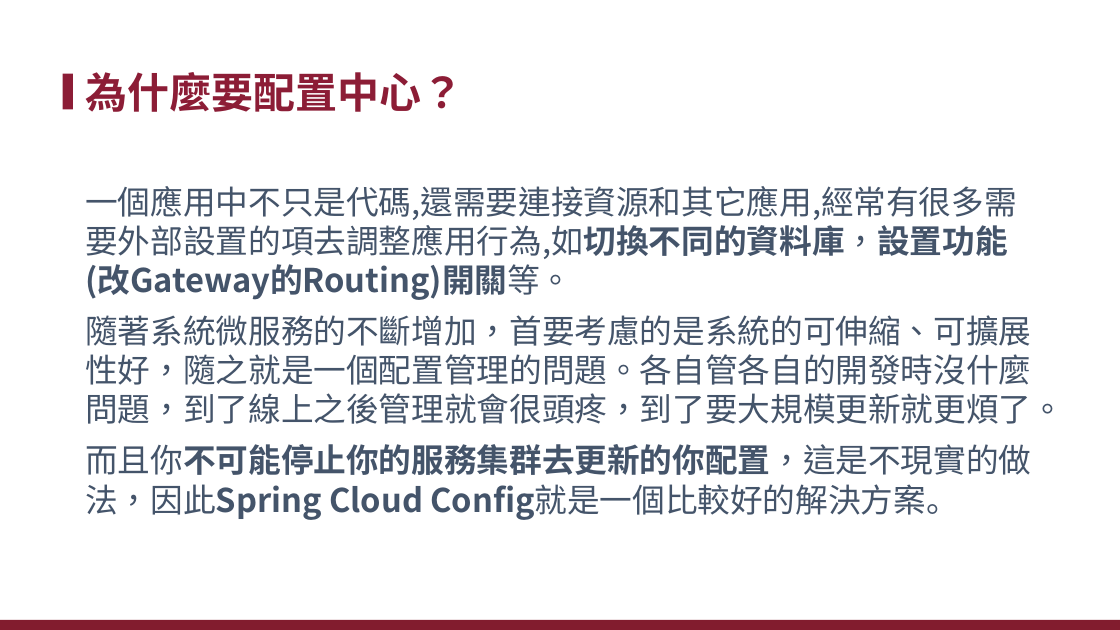
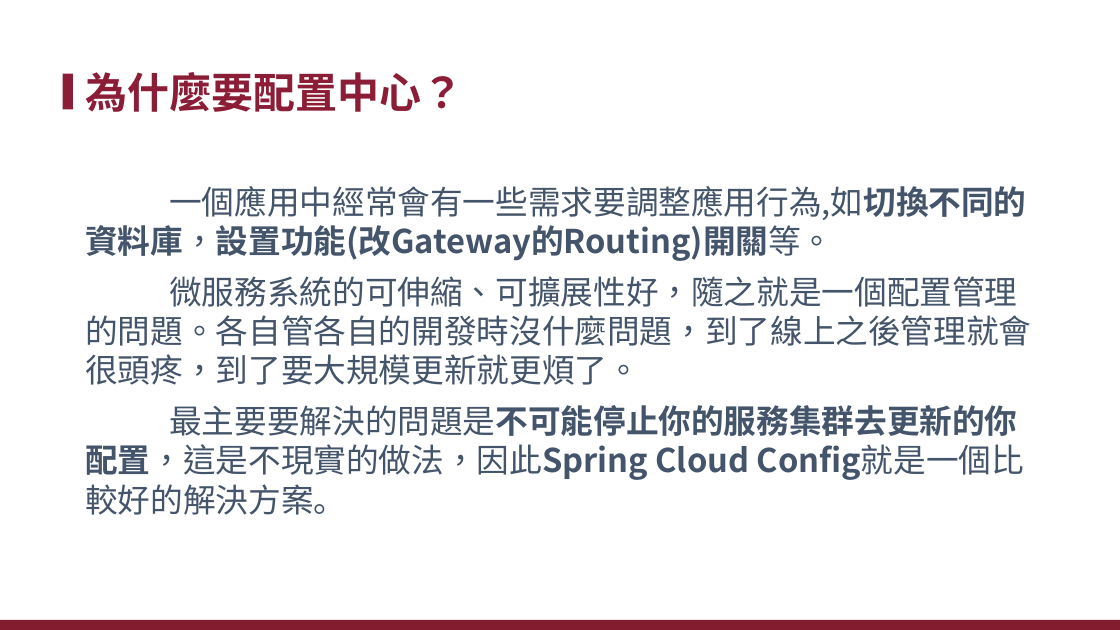
Before and after one commit to xiauchen/4__ConfigAndConsul, a slide deck: slide 4 of 空白PPT.pptx. Drawn at 1120x630 pixels with LibreOffice and Linux fonts; fonts in the diff are those of the drawing; background and template pictures are left out. Boxes give left, top, right and bottom in pixels: in the first picture for what was removed or moved away, otherwise in the second. Text is boxed around its words. In the diff, an @@ line names an element or a change of style, - is before the commit and + after.

```diff
--- a/空白PPT.pptx
+++ b/空白PPT.pptx
@@ text at bbox=[85, 186, 1031, 515]: text changed @@
-一個應用中不只是代碼,還需要連接資源和其它應用,經常有很多需要外部設置的項去調整應用行為,如切換不同的資料庫，設置功能(改Gateway的Routing)開關等。
-隨著系統微服務的不斷增加，首要考慮的是系統的可伸縮、可擴展性好，隨之就是一個配置管理的問題。各自管各自的開發時沒什麼問題，到了線上之後管理就會很頭疼，到了要大規模更新就更煩了。
-而且你不可能停止你的服務集群去更新的你配置，這是不現實的做法，因此Spring Cloud Config就是一個比較好的解決方案。
+一個應用中經常會有一些需求要調整應用行為,如切換不同的資料庫，設置功能(改Gateway的Routing)開關等。
+微服務系統的可伸縮、可擴展性好，隨之就是一個配置管理的問題。各自管各自的開發時沒什麼問題，到了線上之後管理就會很頭疼，到了要大規模更新就更煩了。
+最主要要解決的問題是不可能停止你的服務集群去更新的你配置，這是不現實的做法，因此Spring Cloud Config就是一個比較好的解決方案。
```
Also in this commit, not shown: 1 other slide changed, 14 slides added, 6 slides removed, 55 other files.
